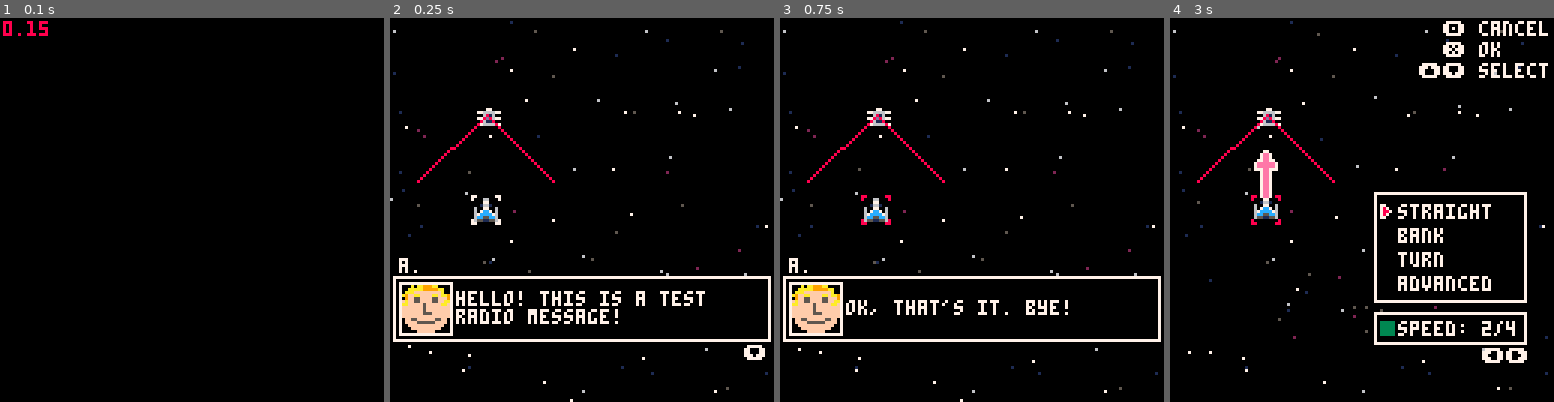
Above: before the commit, frames 1-4 (left to right).
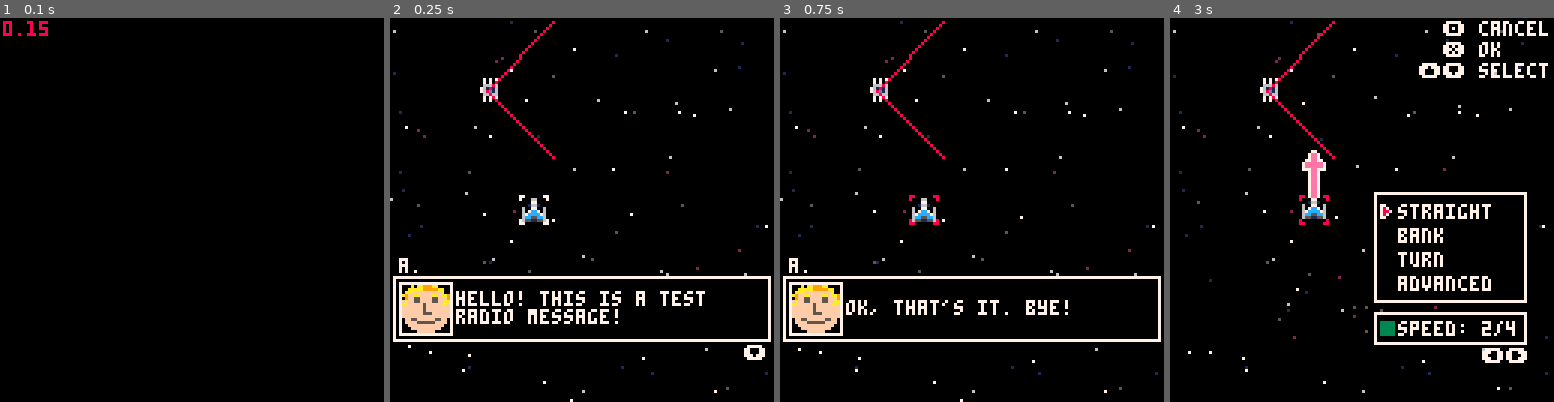
Above: after the commit, the same moments.

Repository: karjona/ondatra
Game: PICO-8 cartridge ondatra.p8
Same seed, same stepped clock (60 frames per second), same inputs: the game is played once before the commit and once after it.
Inputs:
- Up to frame 1 (0.1 s): no input
- Up to frame 2 (0.25 s): no input
- Up to frame 3 (0.75 s): tap X (X key) at 0.33 s; tap O (Z key) at 0.7 s
- Up to frame 4 (3 s): tap X (X key) at 1.07, 1.85, 2.97 s; hold Right 1.6-2.1 s; tap O (Z key) every 0.4 s from 1.7 to 2.9 s; hold Up 2.15-2.42 s; hold Right from 2.47 s (still down)

Frame 1 is identical in both runs. In frame 2, 1.6% of the frame differs, in the area x 7-43%, y 0-54%; in frame 3, 1.6%; in frame 4, 2.4%.

Commit message:
Calc if moving straight would put ship in range

Diff:
--- a/src/entities/enemy.lua
+++ b/src/entities/enemy.lua
@@ -35,6 +35,33 @@
     log("distance: " .. distance)
     local max_distance = ship.max_speed * 8 + ship.max_range * 8
     if distance <= max_distance then
+      -- theres three types of moves a ship can do:
+      -- straight, turn and bank
+      -- each move can have a different speed, based on the ship's max speed
+      -- turn and bank can rotate the ship +- 90º or 45º, respectively
+      -- for each move combination, check if the player ship would be in range
+      -- if it is, add it to the potential targets
+      -- if not, continue to the next move combination
+      -- if none of the move combinations put the player ship in range, continue to the next player ship
+      -- if none of the player ships are in range, return false
+
+      -- straight moves
+      for i = 1, ship.max_speed do
+        local move_end = calc_move_end_position(ship, "straight", i)
+        local distance = get_ships_distance(move_end, player_ship)
+        if distance <= ship.max_range * 8 then
+          local x1, y1, x2, y2 = calc_range_vertices(move_end.x, move_end.y, ship.max_range, move_end.angle)
+          if is_enemy_in_range(player_ship.x, player_ship.y, move_end.x, move_end.y, x1, y1, x2, y2) then
+            log("[!] good solution: moving straight w/ speed " .. i .. " will work")
+            add(potential_targets, player_ship)
+            break
+          else
+            log("[x] moving straight w/ speed " .. i .. " wont work: not in correct angle")
+          end
+        else
+          log("[x] moving straight w/ speed " .. i .. " wont work: beyond max distance")
+        end
+      end
     end
 
     --[[
--- a/src/entities/ship.lua
+++ b/src/entities/ship.lua
@@ -11,15 +11,15 @@
 
   if model == nil then
     model = "fighter"
-    x = 32
+    x = 48
     y = 64
   end
 
   if model == "creature" then
     x = 32
-    y = 32
+    y = 24
     initiative = 20
-    angle = 180
+    angle = 90
   end
 
   local myship = {
@@ -74,7 +74,7 @@
 end
 
 function draw_rangelines(ship)
-  local x1, y1, x2, y2 = calc_range_vertices(ship)
+  local x1, y1, x2, y2 = calc_range_vertices(ship.x, ship.y, ship.max_range, ship.angle)
   line(ship.x, ship.y, x1, y1, 8)
   line(ship.x, ship.y, x2, y2, 8)
 end
--- a/src/scenes/battle.lua
+++ b/src/scenes/battle.lua
@@ -53,7 +53,7 @@
       if battle_phase == "shoot" then
         if selecting_target and not shot_target then
           if entity.owner != "player" then
-            local x1, y1, x2, y2 = calc_range_vertices(selecting_target)
+            local x1, y1, x2, y2 = calc_range_vertices(selecting_target.x, selecting_target.y, selecting_target.max_range, selecting_target.angle)
             if is_enemy_in_range(entity.x, entity.y, selecting_target.x, selecting_target.y, x1, y1, x2, y2) then
               shot_target = entity
             end
--- a/src/utilities/shots.lua
+++ b/src/utilities/shots.lua
@@ -16,12 +16,9 @@
   return normalized_angle
 end
 
-function calc_range_vertices(ship)
-  local x = ship.x
-  local y = ship.y
-  local range = ship.max_range * 8
-
-  local angle = normalize_angle(ship.angle)
+function calc_range_vertices(x, y, range, angle)
+  range = range * 8
+  angle = normalize_angle(angle)
 
   local a1 = (angle % 360 - 45) / 360
   local a2 = (angle % 360 + 45) / 360
